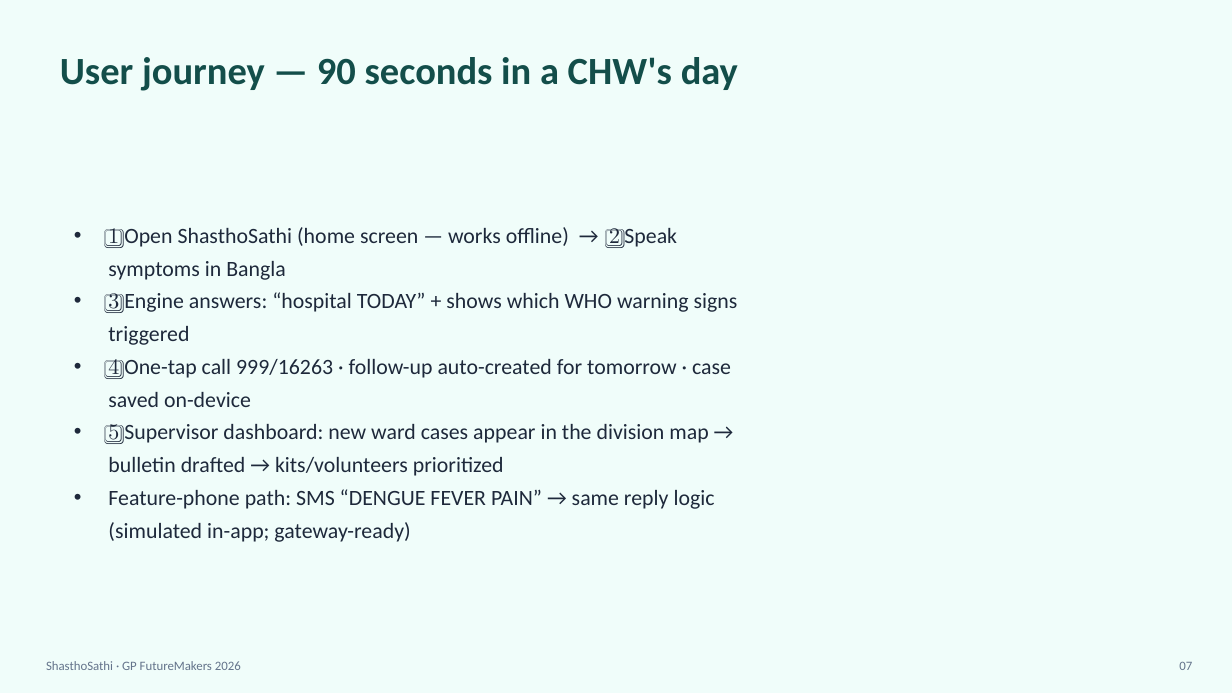
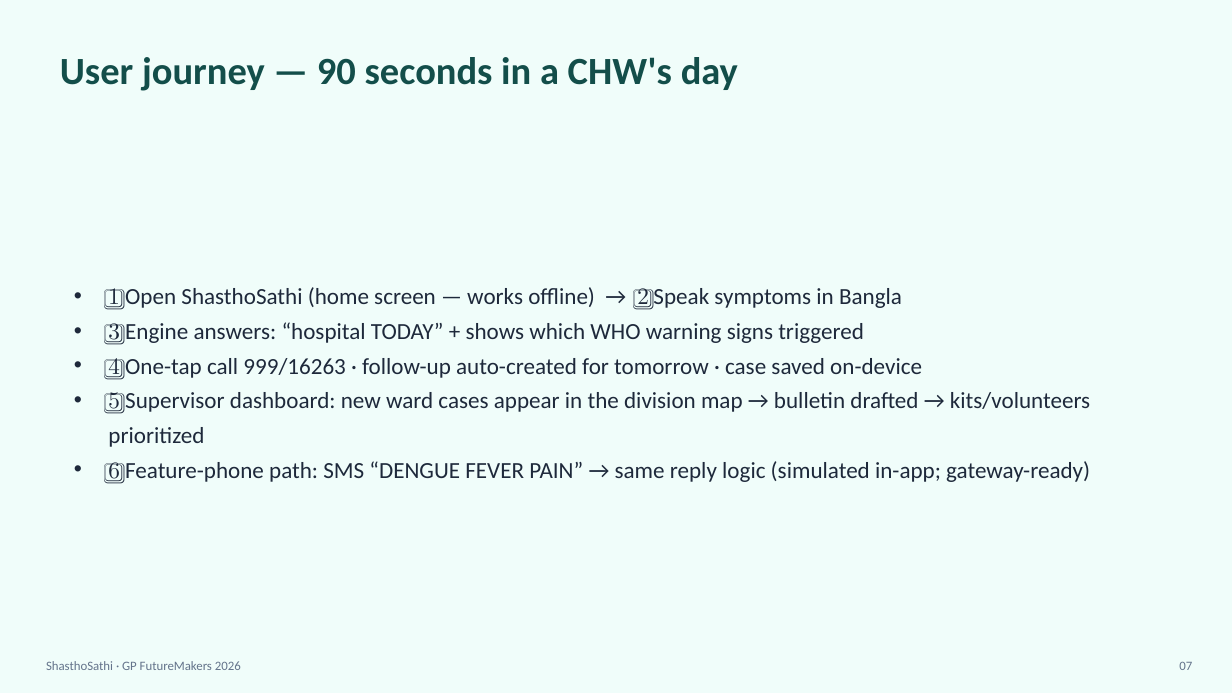
Before and after one commit to rudra496/shasthosathi, a slide deck: slide 7 of gp_submission/ShasthoSathi_GP_Deck.pptx. Drawn at 1232x693 pixels with LibreOffice and Linux fonts; fonts in the diff are those of the drawing. Boxes give left, top, right and bottom in pixels: in the first picture for what was removed or moved away, otherwise in the second. Text is boxed around its words. In the diff, an @@ line names an element or a change of style, - is before the commit and + after.

```diff
--- a/gp_submission/ShasthoSathi_GP_Deck.pptx
+++ b/gp_submission/ShasthoSathi_GP_Deck.pptx
@@ text at [108, 287, 1090, 447]: size 17 to 18 pt in "1️⃣ Open ShasthoSathi (home screen — works ...", "3️⃣ Engine answers: “hospital TODAY” + shows ...", "4️⃣ One-tap call 999/16263 · follow-up auto-created ...", "5️⃣ Supervisor dashboard: new ward cases appear ..." @@
@@ text at [108, 461, 1090, 484]: text changed; size 17 to 18 pt @@
-• Feature-phone path: SMS “DENGUE FEVER PAIN” → same reply logic (simulated in-app; gateway-ready)
+• 6️⃣ Feature-phone path: SMS “DENGUE FEVER PAIN” → same reply logic (simulated in-app; gateway-ready)
```
Also in this commit, not shown: 10 other slides changed, 14 other files.
